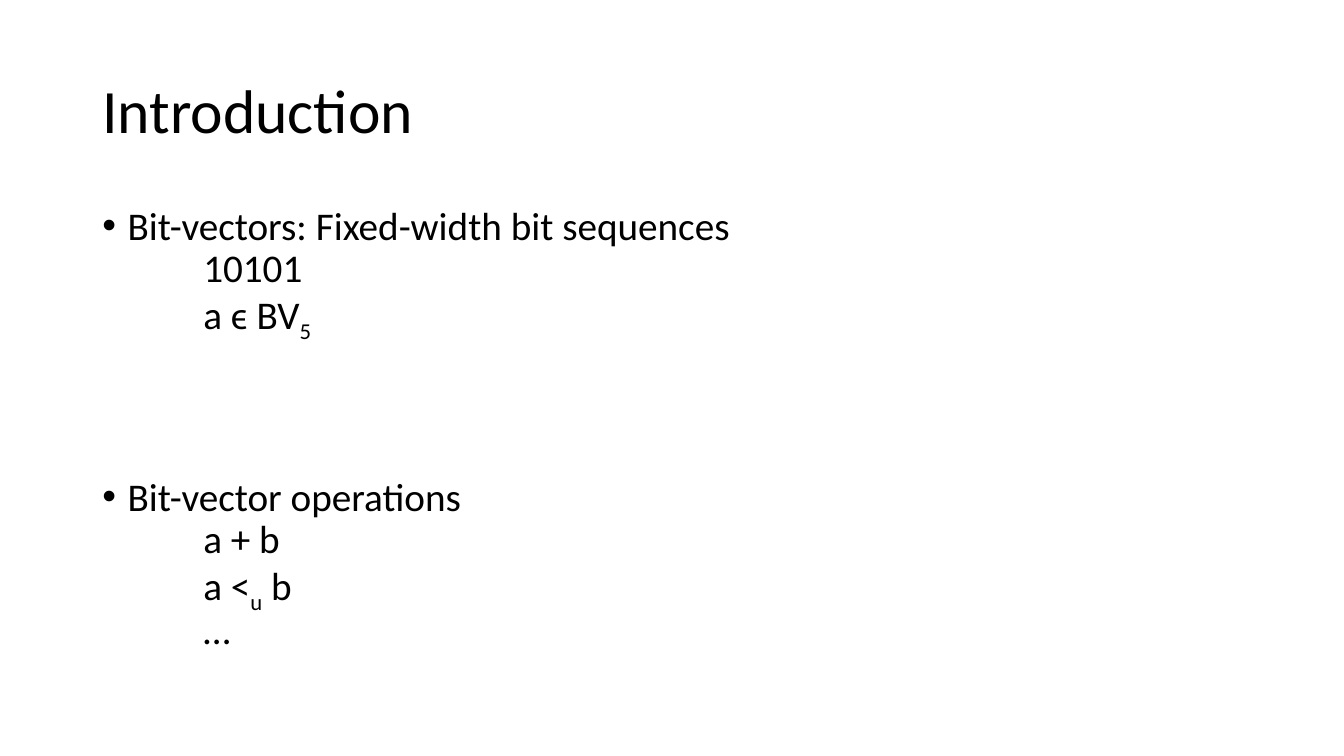
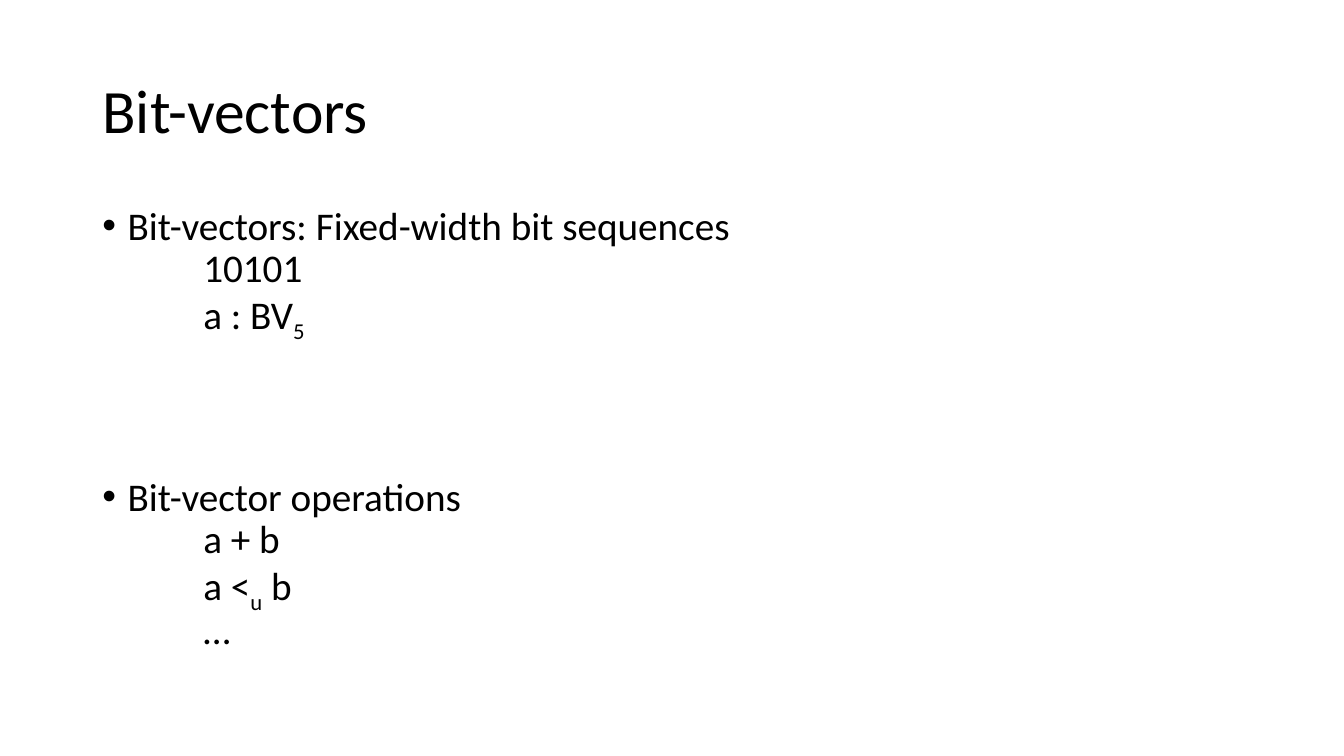
Before and after one commit to arjunvish/pxtp2019presentation, a slide deck: slide 2 of Presentation.pptx. Drawn at 1344x756 pixels with LibreOffice and Linux fonts; fonts in the diff are those of the drawing. Boxes give left, top, right and bottom in pixels: in the first picture for what was removed or moved away, otherwise in the second. Text is boxed around its words. In the diff, an @@ line names an element or a change of style, - is before the commit and + after.

```diff
--- a/Presentation.pptx
+++ b/Presentation.pptx
@@ title at bbox=[102, 90, 368, 134]: text changed @@
-Introduction
+Bit-vectors
@@ text at bbox=[128, 212, 729, 330]: text changed @@
-• Bit-vectors: Fixed-width bit sequences
-  10101
-  a ϵ BV5
+• Bit-vectors: Fixed-width bit sequences
+  10101
+  a : BV5
```
Also in this commit, not shown: 12 other slides changed, 1 slide added, 1 slide removed.
